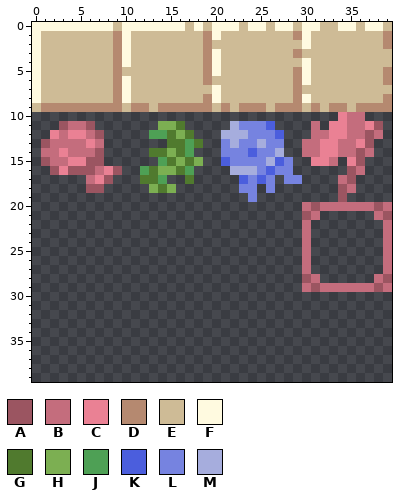
Pixel-art sprite: Resource/Image/Squares.png. Above: the version before the commit.
The file is 40x40 pixels.
Palette (. is transparent): A #9b5561  B #c46d7d  C #ea8194  D #b58970  E #cebb96  F #fffae0  G #507a2e  H #7caf52  J #4ea055  K #4b5edd  L #7683e0  M #a6addd
The result:
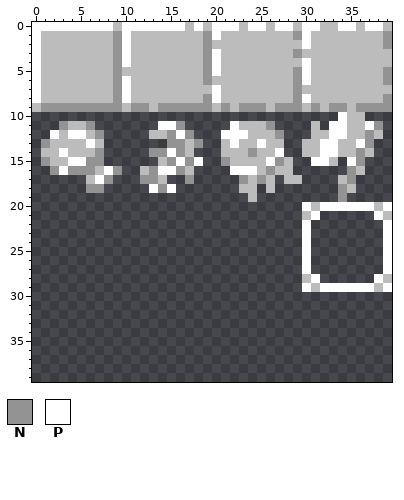
Colours new in this view: N #939393  P #ffffff
Edits made:
Colour E changes from #cebb96 to #bcbcbc.
Colour E replaces colour A in row 20 at x 31 and 38; in row 21 at x 30 and 39; in row 28 at x 30 and 39; in row 29 at x 31 and 38.
Colour E replaces colour B in row 10 at x 35 to 36; in row 11 at x 4 to 5, 31 and 35 to 36; in row 12 at x 3, 6, 31 to 32, 35 to 36 and 38; in row 13 at x 2 to 5, 7, 30 to 31 and 34 to 35; in row 14 at x 1 to 2, 4 to 6, 30 to 31, 34 to 35 and 37; in row 15 at x 2 to 3 and 33.
Colour E replaces colour B in row 16 at x 7 and 36; in row 17 at x 6 and 34; in row 18 at x 35.
Colour E replaces colour J in row 12 at x 13 to 14; in rows 13 to 14 at x 17; in row 15 at x 14; in row 16 at x 12 and 17; in row 17 at x 14.
Colour E replaces colour L in row 11 at x 23 to 25; in row 12 at x 24 to 26; in row 13 at x 21, 23 to 24 and 26 to 27; in row 14 at x 21 to 23 and 25 to 26; in row 15 at x 22 to 25 and 28; in row 16 at x 25 and 27 to 28.
Colour E replaces colour L in row 17 at x 24, 26 and 28 to 29; in row 18 at x 23 to 24 and 26; in row 19 at x 24.
Colour N replaces colour A in row 11 at x 3, 6 and 38; in row 12 at x 7 and 37; in row 13 at x 1 and 37; in row 14 at x 7 and 36; in row 15 at x 1, 6 to 7 and 36; in row 16 at x 2, 4 to 6, 9 and 35.
Colour N replaces colour A in row 17 at x 8 and 35; in row 18 at x 6 to 7 and 34; in row 19 at x 34.
Colour N replaces colour D in row 1 at x 9, 19, 29 and 39; in row 2 at x 9, 19 and 39; in row 3 at x 9, 19 and 29; in row 4 at x 9 and 19; in rows 5 to 6 at x 9, 19, 29 and 39; in row 7 at x 9 and 29.
Colour N replaces colour D in row 8 at x 9, 19, 29 and 39; in row 9 at x 1 to 9, 11 to 12, 14 to 19, 21, 23 to 25, 27 to 29, 31, 33 to 34 and 36 to 39.
Colour N replaces colour G in row 11 at x 16; in row 12 at x 15 and 17; in row 13 at x 15 to 16 and 18; in row 14 at x 13 to 14 and 16; in row 15 at x 15 and 17; in row 16 at x 13 and 16.
Colour N replaces colour G in row 17 at x 12 to 13 and 17; in row 18 at x 14.
Colour N replaces colour K in row 11 at x 26; in row 12 at x 27; in row 14 at x 24; in row 15 at x 21 and 27; in row 16 at x 26; in row 17 at x 23 and 25.
Colour P replaces colour B in row 20 at x 30, 32 to 37 and 39; in row 21 at x 31 and 38; in rows 22 to 27 at x 30 and 39; in row 28 at x 31 and 38; in row 29 at x 30, 32 to 37 and 39.
Colour P replaces colour C in row 10 at x 34; in row 11 at x 33 to 34 and 37; in row 12 at x 2, 4 to 5 and 33 to 34; in row 13 at x 6, 32 to 33 and 36; in row 14 at x 3 and 32 to 33; in row 15 at x 4 to 5, 31 to 32 and 35.
Colour P replaces colour C in row 16 at x 3 and 8; in row 17 at x 7.
Colour P replaces colour F in row 0 at x 0 to 8, 10 to 16, 18, 20 to 22, 24 to 25, 27 to 28, 30 to 31, 34 to 35 and 37 to 38; in row 1 at x 0, 10, 20 and 30; in row 2 at x 0, 10 and 30; in row 3 at x 0, 10 and 20; in row 4 at x 0, 10, 20 and 30; in row 5 at x 0, 20 and 30.
Colour P replaces colour F in row 6 at x 0, 10 and 30; in row 7 at x 0, 10 and 20; in row 8 at x 0, 10, 20 and 30.
Colour P replaces colour H in row 11 at x 14 to 15; in row 12 at x 16; in row 14 at x 15; in row 15 at x 16 and 18; in row 16 at x 14 to 15; in row 18 at x 13 and 15.
Colour P replaces colour M in row 11 at x 22; in row 12 at x 21 to 23; in row 13 at x 22 and 25; in row 14 at x 27; in row 15 at x 26; in row 16 at x 22 to 24.
Where, in picture pixels (left, top, right, bottom), the same in both pictures:
changed: (32, 22, 392, 292)
